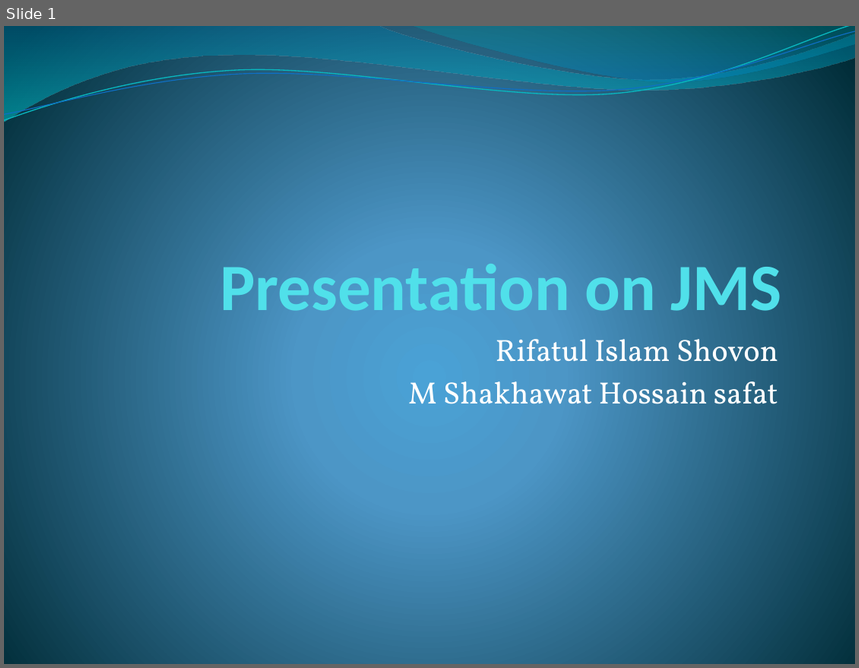
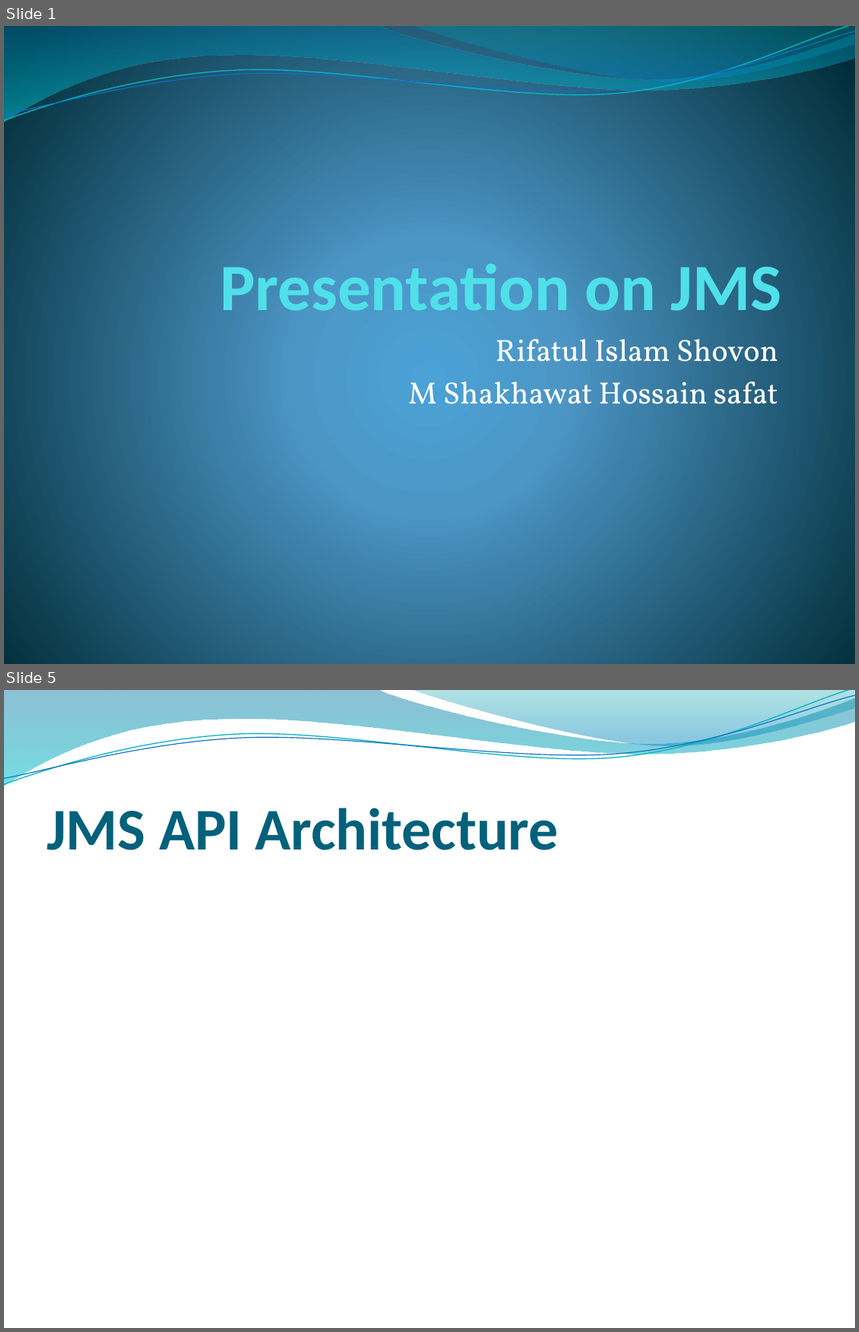
Before and after one commit to shovonis/presentation, a slide deck: jms.pptx. Shown one above the other, each under a label of ours: slide 1 before the commit, slides 1 and 5 after it; the slides between them are not shown. The pictures are 859x668 and 859x1332 pixels, drawn with LibreOffice and Linux fonts; fonts in the diff are those of the drawing; background and template pictures are left out. Boxes give left, top, right and bottom in pixels: in the first picture for what was removed or moved away, otherwise in the second. Text is boxed around its words. In the diff, an @@ line names an element or a change of style, - is before the commit and + after.

```diff
--- a/jms.pptx
+++ b/jms.pptx
@@ slide 5 added at (4, 690, 855, 1328), background picture (left out); not listed: 4 template elements that a slide beside it also shows @@
@@ title added at (47, 808, 559, 850), 50 pt, text #04617B, bold @@
+JMS API Architecture
```
Also in this commit, not shown: 1 slide changed, 3 other slides added.
